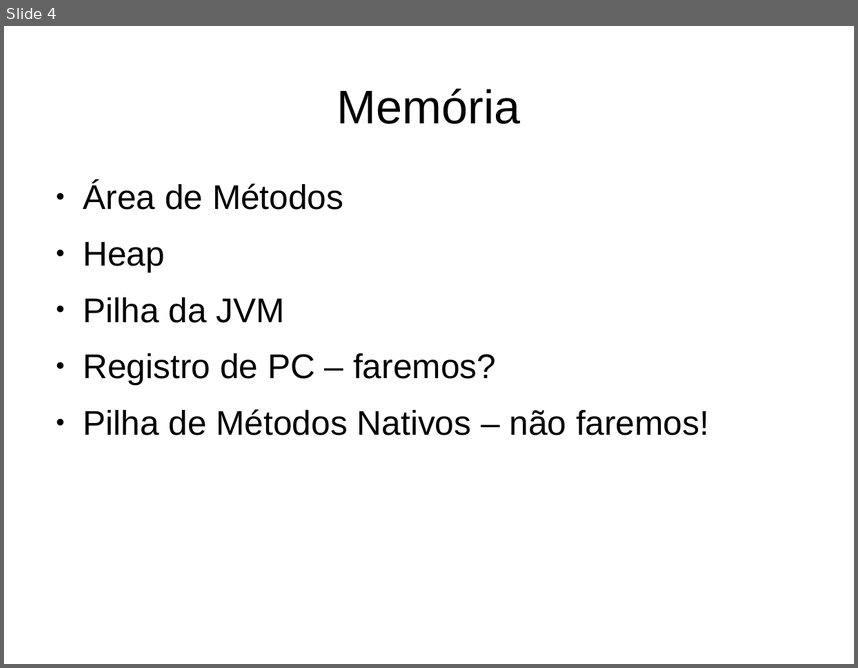
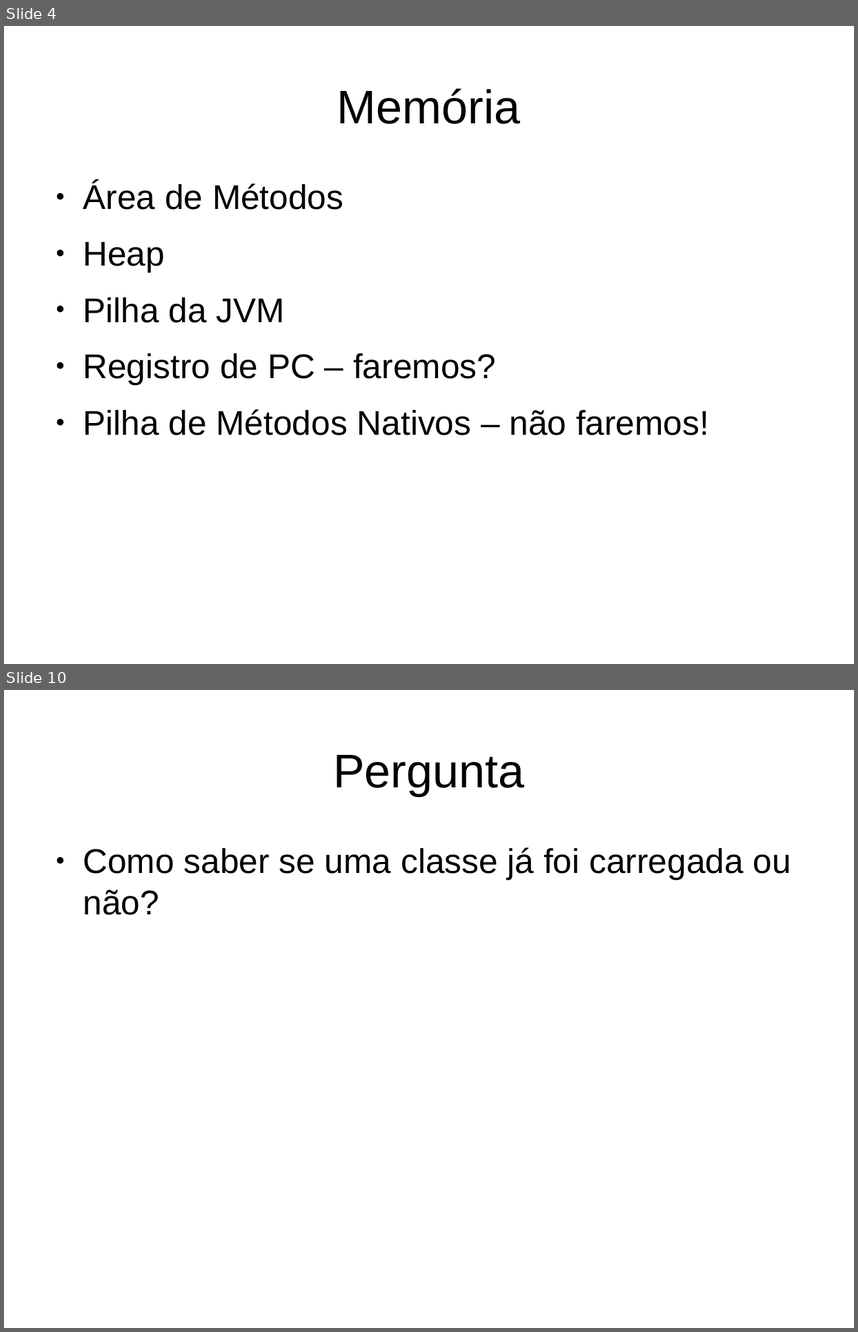
Before and after one commit to gabrielmm1234/jvm-sb, a slide deck: projetoLogico/apresentacao.odp. Shown one above the other, each under a label of ours: slide 4 before the commit, slides 4 and 10 after it; the slides between them are not shown. The pictures are 858x668 and 858x1332 pixels, drawn with LibreOffice and Linux fonts; fonts in the diff are those of the drawing. Boxes give left, top, right and bottom in pixels: in the first picture for what was removed or moved away, otherwise in the second. Text is boxed around its words. In the diff, an @@ line names an element or a change of style, - is before the commit and + after.

```diff
--- a/projetoLogico/apresentacao.odp
+++ b/projetoLogico/apresentacao.odp
@@ slide 10 added at (4, 690, 854, 1328), background #FFFFFF @@
@@ title added at (333, 755, 524, 796), 44 pt, text #000000 @@
+Pergunta
@@ text added at (83, 847, 791, 915), 32 pt, text #000000 @@
+● Como saber se uma classe já foi carregada ou não?
```
Also in this commit, not shown: 1 slide changed, 6 other slides added.
